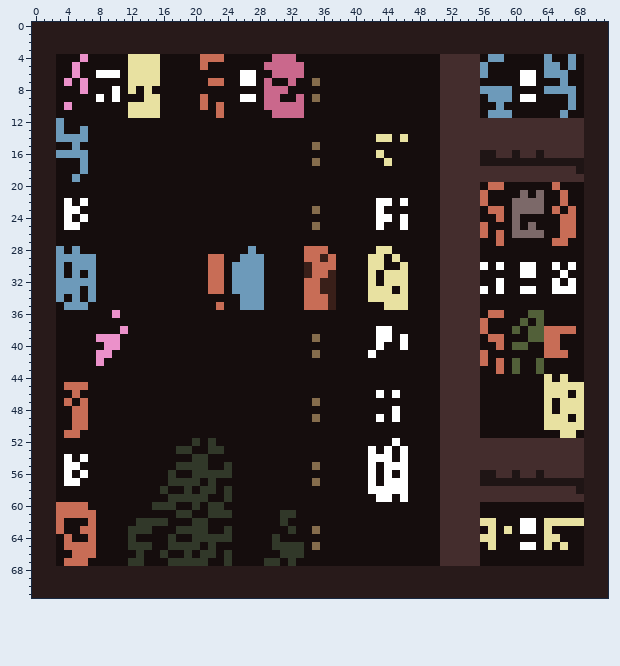
Edited in one commit: sprite sheet (151level.png). Above is the file before it was changed.
The file is 72x72 pixels.
New version:
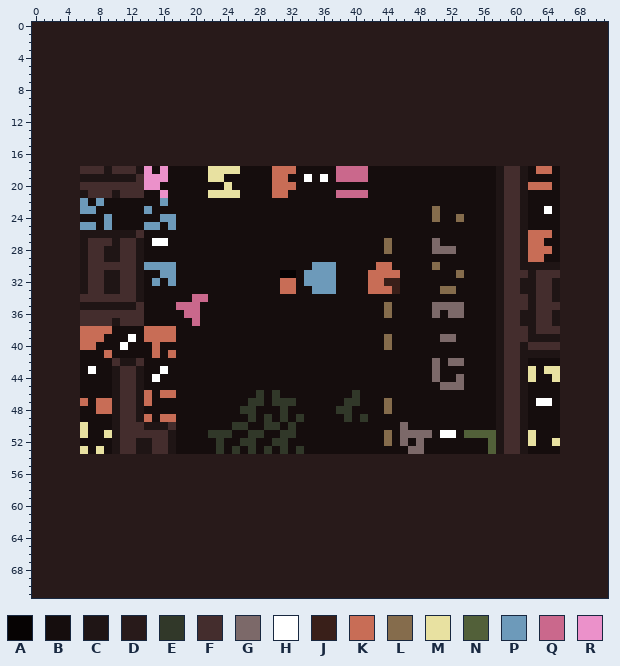
Palette (. is transparent): A #060303  B #150d0d  C #1f1515  D #281a1a  E #313829  F #442d2d  G #7c6969  H #ffffff  J #391f19  K #c86d56  L #856c4c  M #e8e1a1  N #526039  P #6d9aba  Q #ca688c  R #eb91ca
Diff:
Changed rows in their new state; - is an unchanged pixel.
first column x 3:
 4 DDDDDDDDDDDDDDDDDDDDDDDDDDDDDDDDDDDDDDDDDDDDDDDDDDDDDDDDDDDDDDDDDD
 5 DDDDDDDDDDDDDDDDDDDDDDDDDDDDDDDDDDDDDDDDDDDDDDDDDDDDDDDDDDDDDDDDDD
 6 DDDDDDDDDDDDDDDDDDDDDDDDDDDDDDDDDDDDDDDDDDDDDDDDDDDDDDDDDDDDDDDDDD
 7 DDDDDDDDDDDDDDDDDDDDDDDDDDDDDDDDDDDDDDDDDDDDDDDDDDDDDDDDDDDDDDDDDD
 8 DDDDDDDDDDDDDDDDDDDDDDDDDDDDDDDDDDDDDDDDDDDDDDDDDDDDDDDDDDDDDDDDDD
 9 DDDDDDDDDDDDDDDDDDDDDDDDDDDDDDDDDDDDDDDDDDDDDDDDDDDDDDDDDDDDDDDDDD
10 DDDDDDDDDDDDDDDDDDDDDDDDDDDDDDDDDDDDDDDDDDDDDDDDDDDDDDDDDDDDDDDDDD
11 DDDDDDDDDDDDDDDDDDDDDDDDDDDDDDDDDDDDDDDDDDDDDDDDDDDDDDDDDDDDDDDDDD
12 DDDDDDDDDDDDDDDDDDDDDDDDDDDDDDDDDDDDDDDDDDDDDDDDDDDDDDDDDDDDDDDDDD
13 DDDDDDDDDDDDDDDDDDDDDDDDDDDDDDDDDDDDDDDDDDDDDDDDDDDDDDDDDDDDDDDDDD
14 DDDDDDDDDDDDDDDDDDDDDDDDDDDDDDDDDDDDDDDDDDDDDDDDDDDDDDDDDDDDDDDDDD
15 DDDDDDDDDDDDDDDDDDDDDDDDDDDDDDDDDDDDDDDDDDDDDDDDDDDDDDDDDDDDDDDDDD
16 DDDDDDDDDDDDDDDDDDDDDDDDDDDDDDDDDDDDDDDDDDDDDDDDDDDDDDDDDDDDDDDDDD
17 DDDDDDDDDDDDDDDDDDDDDDDDDDDDDDDDDDDDDDDDDDDDDDDDDDDDDDDDDDDDDDDDDD
18 DDDFFFCFFFCR-R-----MMMM----KKK-----QQQQ---------BBBBBBBC--CBKKBDDD
19 DDDCCCCCCCFRRR-----MM------KK--H-H-QQQQ---------BBBBBBBC--CBBBBDDD
20 DDDFFFFFFFFRR--------M-----KKK------------------BBBBB-BCFFCKKKBDDD
21 DDDCFFFCFFF--R-----MMMM----KK------QQQQ---------BBBBBB-CFFC-B--DDD
22 DDDP-P-------P--------------------------BB-B----BBBBBB-CFFCBB--DDD
23 DDDPP------P--------------------B-------B------LBBBBB-BCFFCBBHBDDD
24 DDDB--P------PP-------------------------BB-B---LBBLBB--CFFC----DDD
25 DDDPP-P----PP-P-----------------B-------B--B----BBBBBB-CFFCB---DDD
26 DDDCCCCCCCF-------------------------------------BBBBBB-CFFCKKK-DDD
27 DDDCFFFCFFC-HH---------------------------L-----GBBBBB--CFFCKK-BDDD
28 DDDCFFCCFFC-------------B------BBB------BL-----GGGBBB--CFFCKKK-DDD
29 DDDCFFCCFFC--------BB--BBB-----BBBB----BB-B-----BBBBB--CFFCKK--DDD
30 DDDCFFFFFFCPPPP----BB-BBBB-----BPPP----BKK-B---LBBBBBB-CFFCCCCCDDD
31 DDDCFFCCFFC--PP----BB-BBBB--AA-PPPP----KKKKB----BBLBB--CFFFCFFFDDD
32 DDDCFFCCFFC-P-P----BB-BBBB--KK-PPPP----KKJJB----BBBBB--CFFCCFFCDDD
33 DDDCFFCCFFC--------BB-BBBB--KK-BPPP----KKKJB----LLBBBB-CFFCCFFCDDD
34 DDDFFFFFFFC------QQ----BBB-----BBBB----BBBBB----BBBBB--CFFFCFFCDDD
35 DDDCCCCCCCF----QQQ--B--BBB-----BBBB------LBB---GGGGBB--CFFFCFFFDDD
36 DDDFFFFFFFF-----QQ-----------------------L-----GBGGBB-BCFFCCFFCDDD
37 DDDFFFFCFFF------Q------------------------------BBBBBB-CFFCCFFCDDD
38 DDDKKKK-B--KKKK-------------------------BB------BBBBBB-CFFFCFFFDDD
39 DDDKKKBB-H-KKKK-----------------B-------BL-B----GGBBB-BCFFFCCCCDDD
40 DDDKK-BBH---K---------------------------BL-B----BBBBB--CFFCFFFFDDD
41 DDD--BK-----K-K-----------------B------B--------BBBBBB-CFFCCCCCDDD
42 DDD--B-FCCF------------------------------------GBGGBBB-CFFC-B--DDD
43 DDD-H--CFFC--H---------------------------------GBBBBB--CFFCMBMMDDD
44 DDD----CFFC-H----------------------------------GBBGBB--CFFCM-BMDDD
45 DDDB---CFFC-------------------------------------GGGBB--CFFC--BBDDD
46 DDD----CFFCK-KK----------E-E---------E--B-B-----BBBBB--CFFC--BBDDD
47 DDD--KKCFFCK------------EE-EEE--B---EE---L------BBBBB--CFFC-HH-DDD
48 DDDB-KKCFFC------------EE---E------EE----LB-----BBBBB--CFFC--B-DDD
49 DDDB---CFFCK-KK---------E-E-E-E-B---E-E-B-B-----BBBBB--CFFC--BBDDD
50 DDDM---CFFFCCCF-------EE--EE-E-------------G----BBBBB--CFFC--BBDDD
51 DDDM--MCFFFFFFC----EEE--EE--EE-----------L-GGGG-HHBNNNNCFFCM---DDD
52 DDD----CFFCCFFC--B-BE--EE--EE------------LBG-G--BBBBBBNC--CMBBMDDD
53 DDDM-M-CFFCCFFCBB--B--E-E-E-E-E--------B-B-BGG--BBBBBBNC--CBBBBDDD
54 DDDDDDDDDDDDDDDDDDDDDDDDDDDDDDDDDDDDDDDDDDDDDDDDDDDDDDDDDDDDDDDDDD
55 DDDDDDDDDDDDDDDDDDDDDDDDDDDDDDDDDDDDDDDDDDDDDDDDDDDDDDDDDDDDDDDDDD
56 DDDDDDDDDDDDDDDDDDDDDDDDDDDDDDDDDDDDDDDDDDDDDDDDDDDDDDDDDDDDDDDDDD
57 DDDDDDDDDDDDDDDDDDDDDDDDDDDDDDDDDDDDDDDDDDDDDDDDDDDDDDDDDDDDDDDDDD
58 DDDDDDDDDDDDDDDDDDDDDDDDDDDDDDDDDDDDDDDDDDDDDDDDDDDDDDDDDDDDDDDDDD
59 DDDDDDDDDDDDDDDDDDDDDDDDDDDDDDDDDDDDDDDDDDDDDDDDDDDDDDDDDDDDDDDDDD
60 DDDDDDDDDDDDDDDDDDDDDDDDDDDDDDDDDDDDDDDDDDDDDDDDDDDDDDDDDDDDDDDDDD
61 DDDDDDDDDDDDDDDDDDDDDDDDDDDDDDDDDDDDDDDDDDDDDDDDDDDDDDDDDDDDDDDDDD
62 DDDDDDDDDDDDDDDDDDDDDDDDDDDDDDDDDDDDDDDDDDDDDDDDDDDDDDDDDDDDDDDDDD
63 DDDDDDDDDDDDDDDDDDDDDDDDDDDDDDDDDDDDDDDDDDDDDDDDDDDDDDDDDDDDDDDDDD
64 DDDDDDDDDDDDDDDDDDDDDDDDDDDDDDDDDDDDDDDDDDDDDDDDDDDDDDDDDDDDDDDDDD
65 DDDDDDDDDDDDDDDDDDDDDDDDDDDDDDDDDDDDDDDDDDDDDDDDDDDDDDDDDDDDDDDDDD
66 DDDDDDDDDDDDDDDDDDDDDDDDDDDDDDDDDDDDDDDDDDDDDDDDDDDDDDDDDDDDDDDDDD
67 DDDDDDDDDDDDDDDDDDDDDDDDDDDDDDDDDDDDDDDDDDDDDDDDDDDDDDDDDDDDDDDDDD
Pixel boxes of the changes (left, top, right, bottom) in both pictures:
changed: (56, 54, 584, 566)
